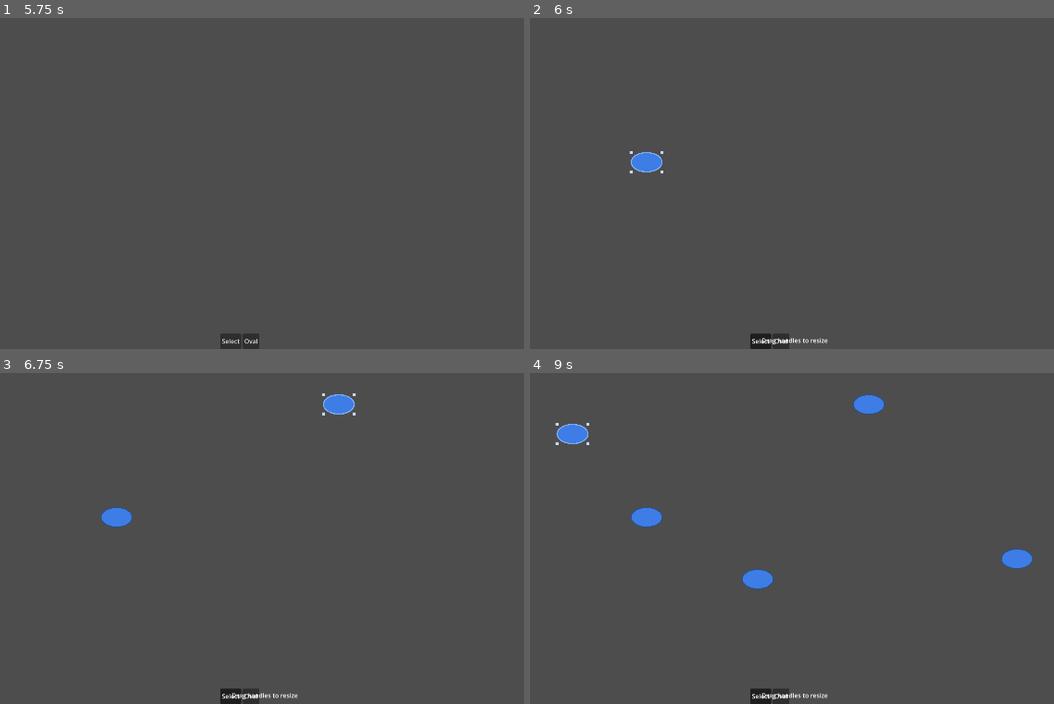
Above: before the commit, frames 1-4 (two rows, left to right).
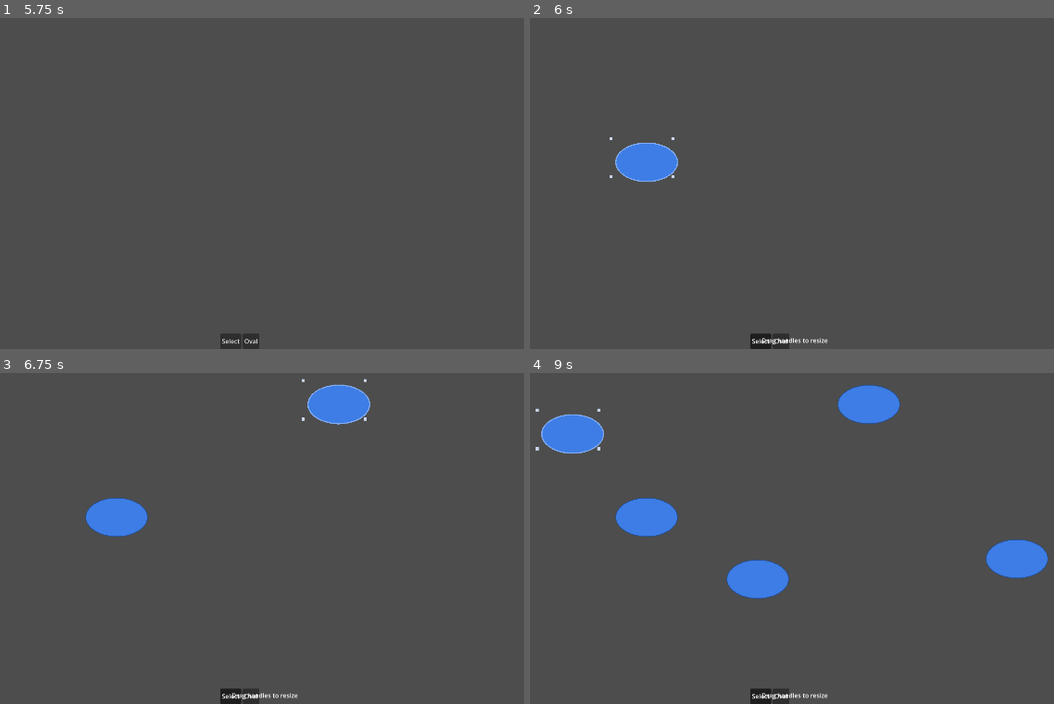
Above: after the commit, the same moments.

Repository: lanternRaft/the-organizer-godot
Game: Godot game, scene res://scenes/main/Main.tscn
The game is run twice, just before and just after one commit, with the same random seed, the same clock (stepped at 60 frames per second) and the same inputs.
Inputs (mouse positions are in pixels of both pictures, inside the frame that each line leads up to):
- Up to frame 1 (5.75 s): click "Select" at 0.5 s; click "Oval" at 1.25 s; click "Select" at 2 s; click "Oval" at 2.75 s; click "Select" at 3.5 s; click "Oval" at 4.25 s; tap Enter at 5 s; move the mouse to (429, 120) at 5.02 s; hold Shift from 5.03 s (still down); click (429, 120) at 5.17 s
- Up to frame 2 (6 s): release Shift at 5.75 s; tap Space at 5.75 s; drag from (645, 160) to (755, 223) at 5.77 s
- Up to frame 3 (6.75 s): tap Enter at 6.5 s; move the mouse to (340, 402) at 6.52 s; hold Shift from 6.53 s (still down); click (340, 402) at 6.67 s
- Up to frame 4 (9 s): release Shift at 7.25 s; tap Space at 7.25, 8.75 s; drag from (755, 578) to (870, 402) at 7.27 s; tap Enter at 8 s; move the mouse to (1017, 558) at 8.02 s; hold Shift 8.03-8.75 s; click (1017, 558) at 8.17 s; drag from (571, 432) to (755, 578) at 8.77 s

Frame 1 is identical in both runs. In frame 2, 0.9% of the frame differs, in the area x 15-29%, y 36-50%; in frame 3, 1.8%; in frame 4, 4.4%, in the area x 1-99%, y 3-69%.

Commit message:
Handle improvements

Diff:
--- a/scenes/tools/label_shape/label_shape.gd
+++ b/scenes/tools/label_shape/label_shape.gd
@@ -8,14 +8,14 @@
 ## Emitted from handle_click before drag-begin is evaluated.
 signal clicked(input_event: InputEvent, shape: Node)
 
-@export var rx: float = 40.0:
+@export var rx: float = 80.0:
 	set(value):
 		rx = value
 		queue_redraw()
 		_update_collision_shape()
 		_update_handle_positions()
 
-@export var ry: float = 25.0:
+@export var ry: float = 50.0:
 	set(value):
 		ry = value
 		queue_redraw()
@@ -49,7 +49,7 @@
 @onready var _handle_br: ColorRect = $HandleBR
 
 ## Handle size in pixels.
-const HANDLE_SIZE: float = 8.0
+const HANDLE_SIZE: float = 32.0
 
 
 func _ready() -> void:
--- a/scenes/tools/label_shape/label_shape.tscn
+++ b/scenes/tools/label_shape/label_shape.tscn
@@ -10,21 +10,33 @@
 [node name="CollisionShape2D" type="CollisionShape2D" parent="Area2D" unique_id=1641542613]
 
 [node name="HandleTL" type="ColorRect" parent="." unique_id=119866394]
-offset_right = 8.0
-offset_bottom = 8.0
+offset_left = -4.0
+offset_top = -4.0
+offset_right = 4.0
+offset_bottom = 4.0
+mouse_filter = 2
 color = Color(0.85, 0.9, 1, 1)
 
 [node name="HandleTR" type="ColorRect" parent="." unique_id=483099290]
-offset_right = 8.0
-offset_bottom = 8.0
+offset_left = -4.0
+offset_top = -4.0
+offset_right = 4.0
+offset_bottom = 4.0
+mouse_filter = 2
 color = Color(0.85, 0.9, 1, 1)
 
 [node name="HandleBL" type="ColorRect" parent="." unique_id=2000169933]
-offset_right = 8.0
-offset_bottom = 8.0
+offset_left = -4.0
+offset_top = -4.0
+offset_right = 4.0
+offset_bottom = 4.0
+mouse_filter = 2
 color = Color(0.85, 0.9, 1, 1)
 
 [node name="HandleBR" type="ColorRect" parent="." unique_id=1524568872]
-offset_right = 8.0
-offset_bottom = 8.0
+offset_left = -4.0
+offset_top = -4.0
+offset_right = 4.0
+offset_bottom = 4.0
+mouse_filter = 2
 color = Color(0.85, 0.9, 1, 1)
Not shown, changed: APP_DESIGN.md
